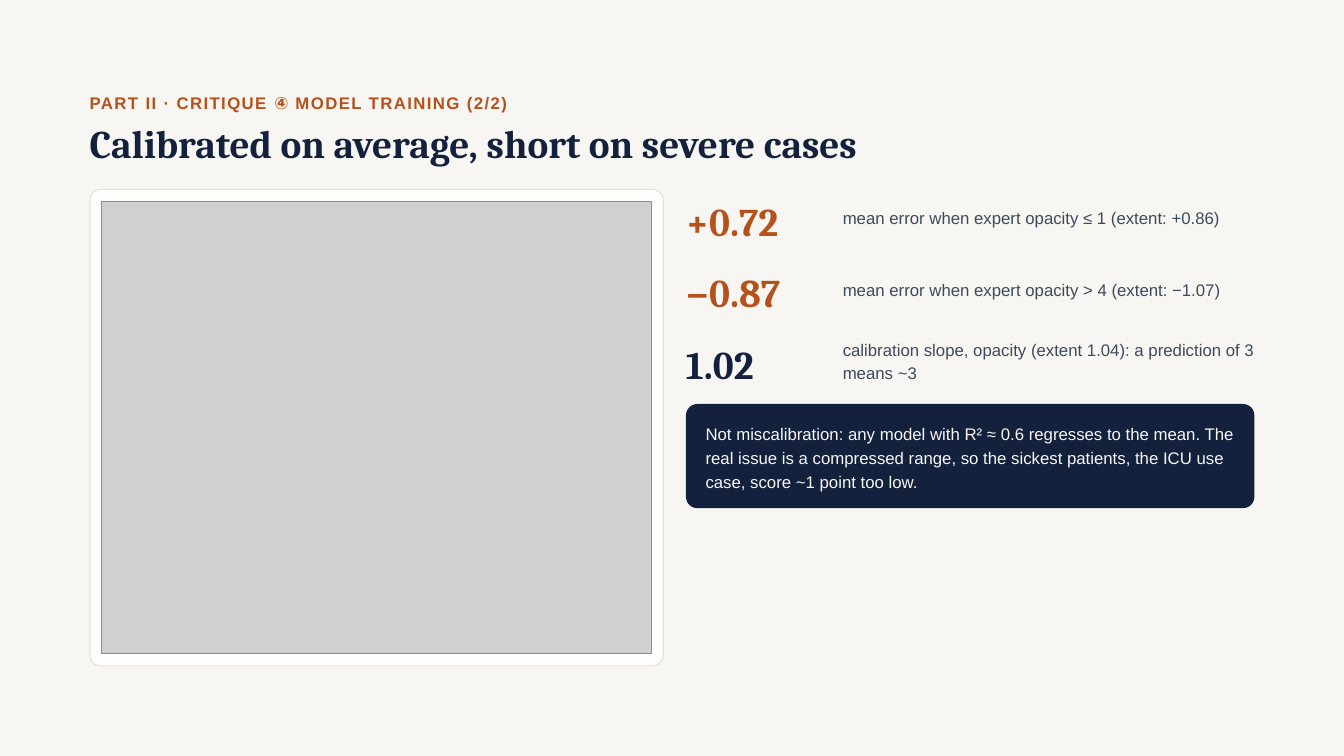
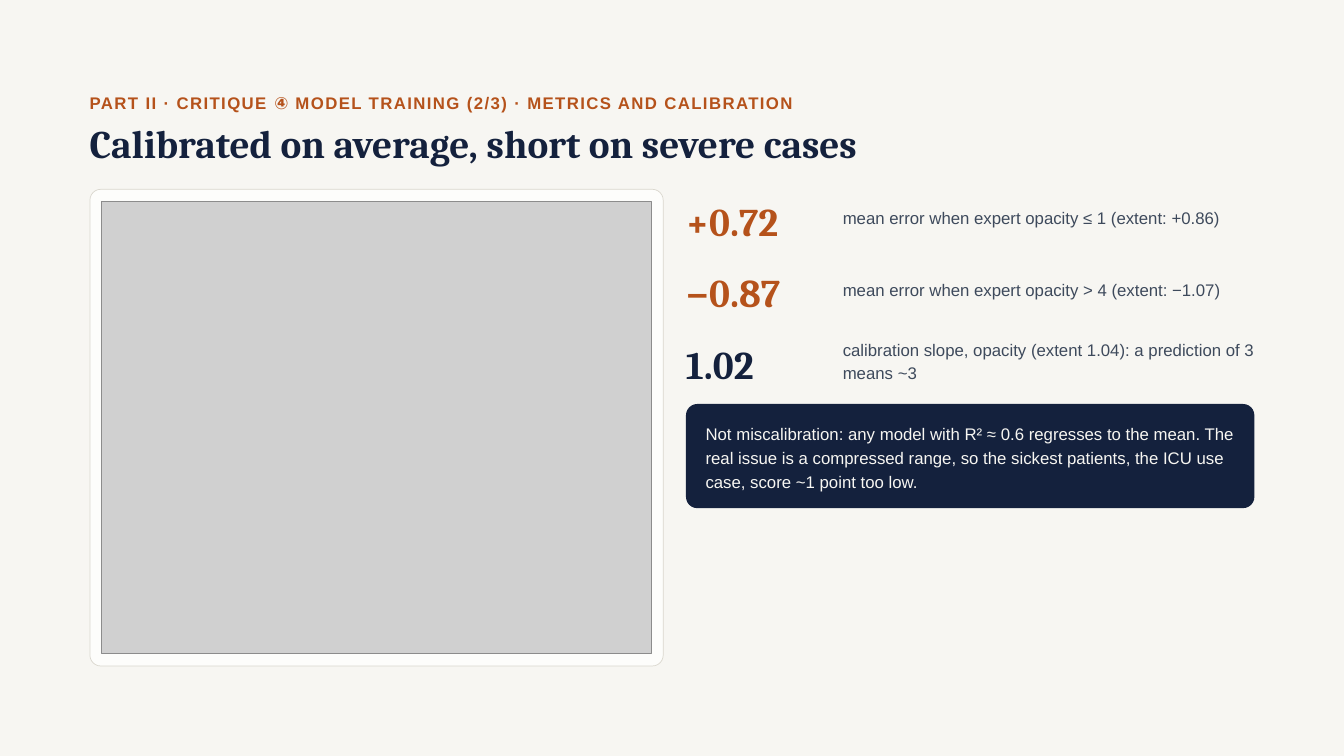
Before and after one commit to Caijiahui0715/DSA5206, a slide deck: slide 3 of critique_D/DSA5206_Critique_D.pptx. Drawn at 1344x756 pixels with LibreOffice and Linux fonts; fonts in the diff are those of the drawing; grey boxes stand for pictures. Boxes give left, top, right and bottom in pixels: in the first picture for what was removed or moved away, otherwise in the second. Text is boxed around its words. In the diff, an @@ line names an element or a change of style, - is before the commit and + after.

Commit message:
Update critique C and D slides with checklist coverage

```diff
--- a/critique_D/DSA5206_Critique_D.pptx
+++ b/critique_D/DSA5206_Critique_D.pptx
@@ text at [90, 97, 792, 113]: text changed @@
-PART II · CRITIQUE ④ MODEL TRAINING (2/2)
+PART II · CRITIQUE ④ MODEL TRAINING (2/3) · METRICS AND CALIBRATION
```
Also in this commit, not shown: 2 other slides changed, 2 slides added, 2 other files.
